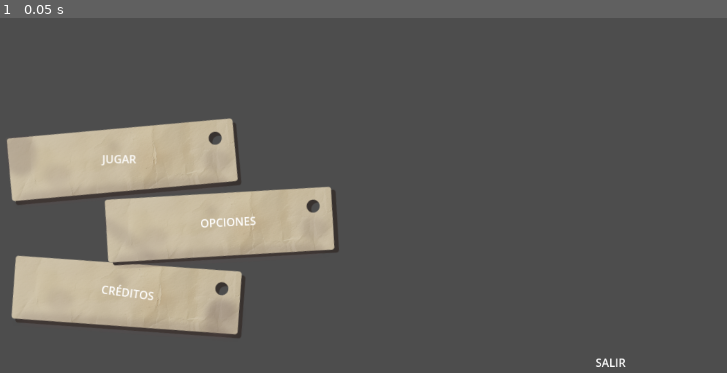
Above: before the commit, frame 1.
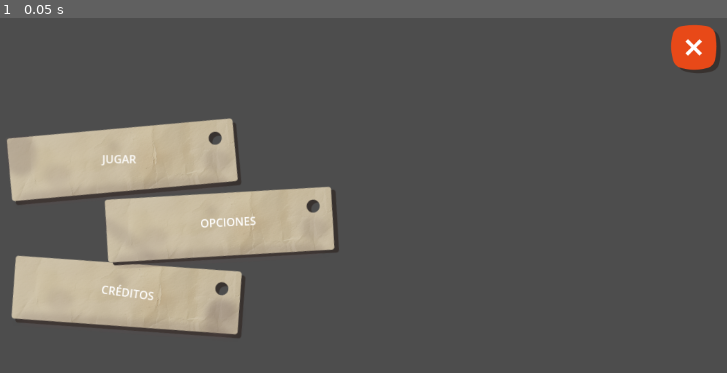
Above: after the commit, the same moment.

Repository: shiara0312/SandaGameJam2025
Game: Godot game, scene res://MainScene.tscn
Same seed, same stepped clock (60 frames per second), same inputs: the game is played once before the commit and once after it.
Inputs:
- Up to frame 1 (0.05 s): no input

The runs differ from the first frame. In frame 1, 0.9% of the frame differs, in the area x 81-100%, y 1-99%.

Commit message:
add closse button and winner game over scene

Diff:
--- a/sandagamejam/MainScene.tscn
+++ b/sandagamejam/MainScene.tscn
@@ -1,9 +1,10 @@
-[gd_scene load_steps=5 format=3 uid="uid://cpif4nlr27xeh"]
+[gd_scene load_steps=6 format=3 uid="uid://cpif4nlr27xeh"]
 
 [ext_resource type="Script" uid="uid://dillk2kgfjndt" path="res://scripts/main_scene.gd" id="1_3mqji"]
 [ext_resource type="Texture2D" uid="uid://f0n1tsj6fjaf" path="res://assets/UI/btn1.png" id="2_uxrcv"]
 [ext_resource type="Texture2D" uid="uid://c5jkshtoi0o6" path="res://assets/UI/btn2.png" id="3_rf2cd"]
 [ext_resource type="Texture2D" uid="uid://gsh1n1mta4mb" path="res://assets/UI/btn3.png" id="4_a814b"]
+[ext_resource type="Texture2D" uid="uid://c6e1jarbejna" path="res://assets/UI/closebtn.png" id="5_rf2cd"]
 
 [node name="Node2D" type="Control"]
 layout_mode = 3
@@ -69,16 +70,18 @@
 
 [node name="Salir" type="TextureButton" parent="."]
 layout_mode = 0
-offset_left = 928.0
-offset_top = 503.0
-offset_right = 1038.0
-offset_bottom = 539.0
+offset_left = 1030.0
+offset_top = 29.0
+offset_right = 1113.0
+offset_bottom = 105.0
+texture_normal = ExtResource("5_rf2cd")
 
 [node name="Label" type="Label" parent="Salir"]
+visible = false
 layout_mode = 0
-offset_top = 6.5
-offset_right = 50.0
-offset_bottom = 29.5
+offset_left = -50.0
+offset_top = 30.0
+offset_bottom = 53.0
 text = "SALIR"
 
 [connection signal="pressed" from="Creditos" to="." method="_on_creditos_pressed"]
--- /dev/null
+++ b/sandagamejam/Winner.tscn
@@ -0,0 +1,9 @@
+[gd_scene format=3 uid="uid://car8mgwf1ps16"]
+
+[node name="Control" type="Control"]
+layout_mode = 3
+anchors_preset = 15
+anchor_right = 1.0
+anchor_bottom = 1.0
+grow_horizontal = 2
+grow_vertical = 2
--- /dev/null
+++ b/sandagamejam/gameover.tscn
@@ -0,0 +1,20 @@
+[gd_scene format=3 uid="uid://cl0v2ye1fk2ex"]
+
+[node name="Control" type="Control"]
+layout_mode = 3
+anchors_preset = 15
+anchor_right = 1.0
+anchor_bottom = 1.0
+offset_left = 4.0
+offset_top = -2.0
+offset_right = 4.0
+offset_bottom = -2.0
+grow_horizontal = 2
+grow_vertical = 2
+
+[node name="Panel" type="Panel" parent="."]
+layout_mode = 0
+offset_left = 228.0
+offset_top = 112.0
+offset_right = 686.0
+offset_bottom = 508.0
Binary file added: sandagamejam/assets/UI/closebtn.png
Not shown, added: sandagamejam/assets/UI/closebtn.png.import
